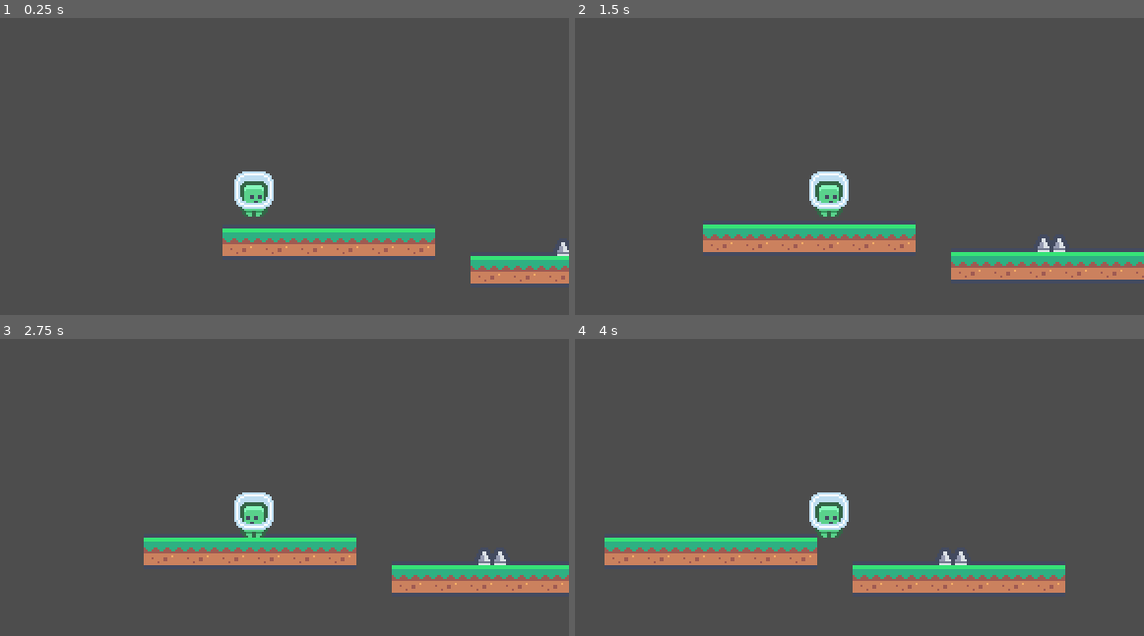
Above: before the commit, frames 1-4 (two rows, left to right).
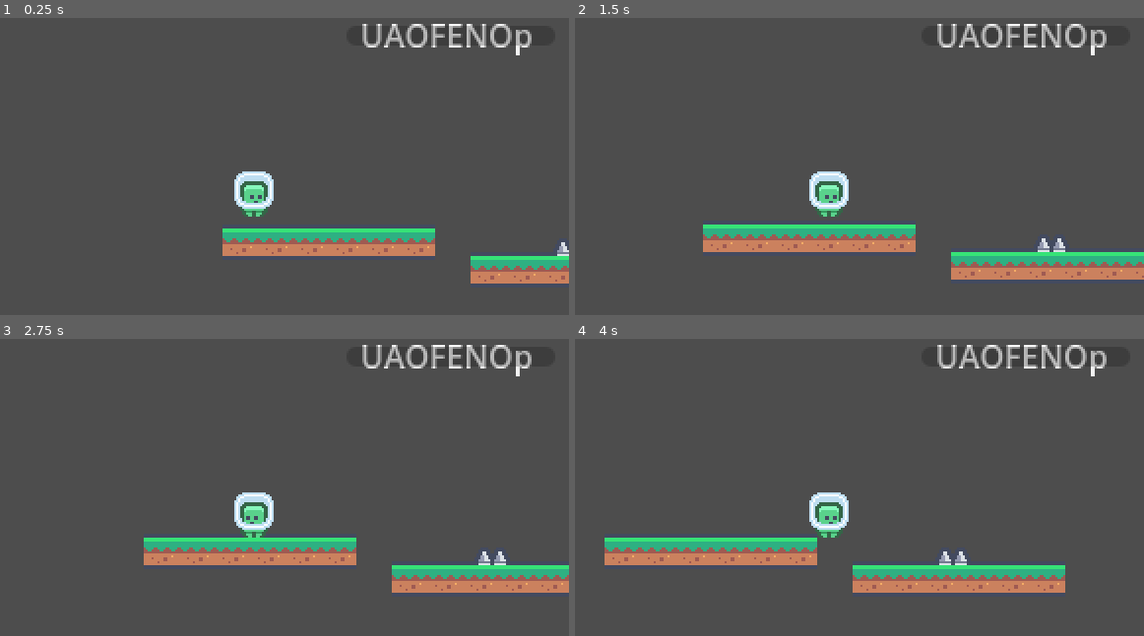
Above: after the commit, the same moments.

Repository: platz-halter/mario_clone
Game: Godot game, scene res://world.tscn
Same seed, same stepped clock (60 frames per second), same inputs: the game is played once before the commit and once after it.
Inputs:
- Up to frame 1 (0.25 s): no input
- Up to frame 2 (1.5 s): hold Right (ui_right) from 0.53 s (still down); tap Up (ui_up) at 0.77 s
- Up to frame 3 (2.75 s): tap Up (ui_up) at 1.52 s; release Right (ui_right) at 2.03 s; hold Left (ui_left) from 2.03 s (still down)
- Up to frame 4 (4 s): release Left (ui_left) at 2.78 s; hold Right (ui_right) from 2.78 s (still down); tap Up (ui_up) at 3.02, 3.77 s

The runs differ from the first frame. In frame 1, 1.1% of the frame differs, in the area x 63-94%, y 1-13%; in frame 2, 1.1%; in frame 3, 1.1%; in frame 4, 1.1%.

Commit message:
HeathBar_in_progress

Diff:
--- a/player.tscn
+++ b/player.tscn
@@ -32,3 +32,17 @@
 
 [node name="player_camera" type="Camera2D" parent="."]
 position_smoothing_speed = 1.0
+
+[node name="HealthLabel" type="Label" parent="."]
+offset_left = 54.0
+offset_top = -92.0
+offset_right = 142.0
+offset_bottom = -69.0
+text = "UAOFENOp"
+
+[node name="HealthBar" type="ProgressBar" parent="."]
+offset_left = 47.0
+offset_top = -85.0
+offset_right = 153.0
+offset_bottom = -75.0
+show_percentage = false
